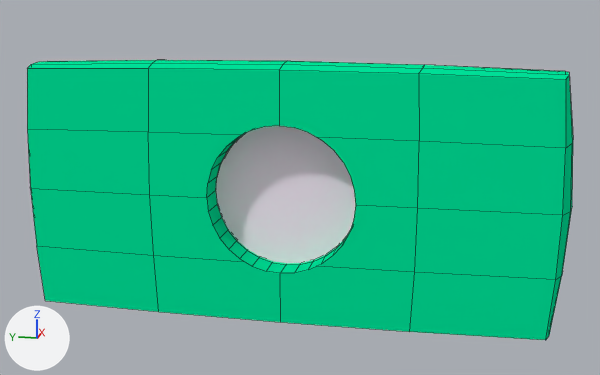
An edit to the Blender file Assets/Models/vinyl_cannon.blend, drawn before and after from the same camera.
Both versions are drawn from a 50 mm lens placed at (-6.33, -1.4, 1.67), pointed at (0.65, 0.0, -0.08). Every picture has the same lights, and +X, +Y and +Z are marked at lower left. Mesh edges are drawn as thin lines.

Names of what the first picture shows: 'Cannon', 'Vinyl'.
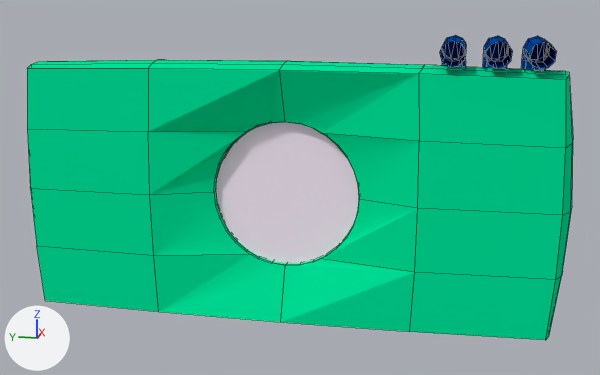
Pixel boxes (x1, y1, x2, y2) of what changed, in the pictures (600 x 375 px; the box of a moved part takes in the faces that stretch with it):
'Pipe', added (blue)
    after: (521, 36, 557, 70)
'Pipe.001', added (blue)
    after: (483, 36, 512, 69)
'Pipe.002', added (blue)
    after: (439, 35, 466, 67)
part 1 of me_cube, moved or reshaped
    both: (148, 68, 419, 332)

The change, as a diff of the scene's bpy script:
```diff
--- a/Assets/Models/vinyl_cannon.blend.py
+++ b/Assets/Models/vinyl_cannon.blend.py
@@ mat_pipe @@
+mat_pipe = diffuse_material('Pipe')
+mat_pipe.base_color = (0.0, 0.069, 0.393)  # blue #004aa8
@@ me_cube @@
 me_cube.from_pydata(...)  # 300 vertices, 196 faces; spans x -1.06..1.06, y -1.07..1.07, z -1.07..1.07
 # used by ob_cannon; location = (0.143, 0.0, 0.0); scale = (0.273, 2.09, 1.0)
+# me_cube part 1: all 36 vertices in x -1.06..-1.05, y -0.29..0.29, z -0.6..0.6 are moved by (0.71, 0.0, 0.0)
 me_cube.materials.append(mat_cannon)
@@ me_circle @@
+me_circle.from_pydata(...)  # 83 vertices, 118 faces; spans x -2.1..0.56, y -0.55..0.55, z -3.4..0.1
+me_circle.materials.append(mat_pipe)  # blue #004aa8
@@ ob_pipe @@
+ob_pipe = bpy.data.objects.new('Pipe', me_circle)
+ob_pipe.parent = ob_cannon
+ob_pipe.matrix_parent_inverse = Matrix(((3.658, 0.0, 0.0, -0.524), (0.0, 0.479, 0.0, 0.0), (0.0, 0.0, 1.0, 0.0), (0.0, 0.0, 0.0, 1.0)))
+ob_pipe.location = (0.691, -1.916, 0.729)
+ob_pipe.rotation_euler = (0.0, 1.571, 0.0)  # degrees (0, 90, 0)
+ob_pipe.scale = (0.255, 0.255, 0.255)
@@ ob_pipe_001 @@
+ob_pipe_001 = bpy.data.objects.new('Pipe.001', me_circle.copy())
+ob_pipe_001.parent = ob_cannon
+ob_pipe_001.matrix_parent_inverse = Matrix(((3.658, 0.0, 0.0, -0.524), (0.0, 0.479, 0.0, 0.0), (0.0, 0.0, 1.0, 0.0), (0.0, 0.0, 0.0, 1.0)))
+ob_pipe_001.location = (0.691, -1.615, 0.729)
+ob_pipe_001.rotation_euler = (0.0, 1.571, 0.0)  # degrees (0, 90, 0)
+ob_pipe_001.scale = (0.255, 0.255, 0.255)
@@ ob_pipe_002 @@
+ob_pipe_002 = bpy.data.objects.new('Pipe.002', me_circle.copy())
+ob_pipe_002.parent = ob_cannon
+ob_pipe_002.matrix_parent_inverse = Matrix(((3.658, 0.0, 0.0, -0.524), (0.0, 0.479, 0.0, 0.0), (0.0, 0.0, 1.0, 0.0), (0.0, 0.0, 0.0, 1.0)))
+ob_pipe_002.location = (0.691, -1.289, 0.729)
+ob_pipe_002.rotation_euler = (0.0, 1.571, 0.0)  # degrees (0, 90, 0)
+ob_pipe_002.scale = (0.255, 0.255, 0.255)
```
